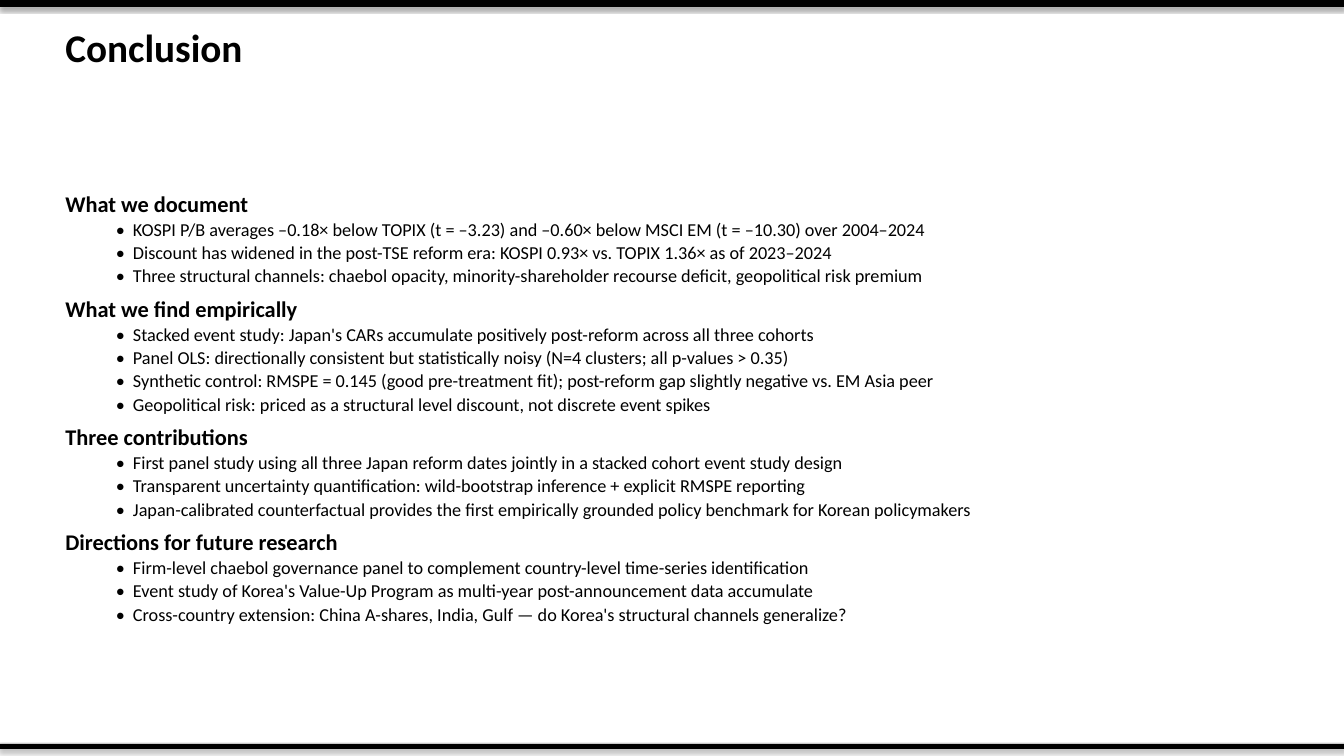
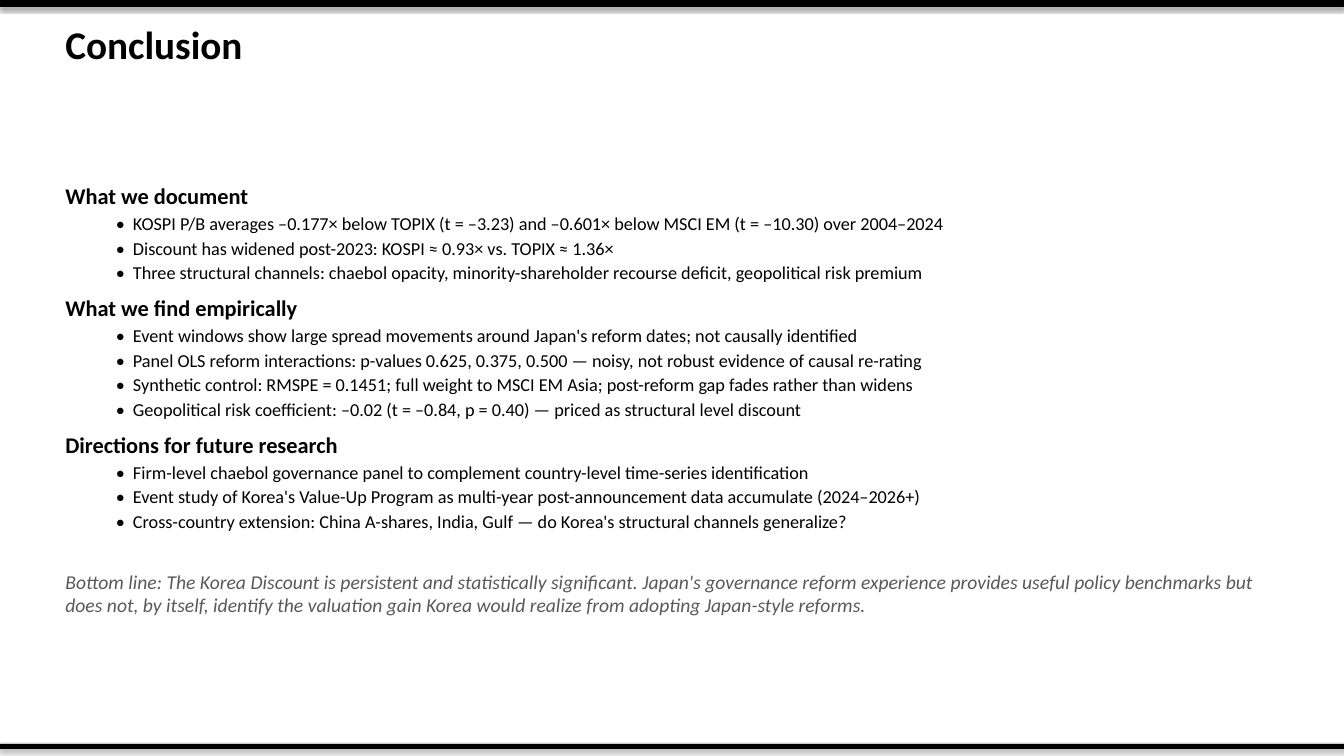
Before and after one commit to dandan002/kor-discount, a slide deck: slide 24 of output/korea_discount_slides.pptx (slide 11 before the commit). Drawn at 1344x756 pixels with LibreOffice and Linux fonts; fonts in the diff are those of the drawing. Boxes give left, top, right and bottom in pixels: in the first picture for what was removed or moved away, otherwise in the second. Text is boxed around its words. In the diff, an @@ line names an element or a change of style, - is before the commit and + after.

```diff
--- a/output/korea_discount_slides.pptx
+++ b/output/korea_discount_slides.pptx
@@ text "What we document" moved from (x1=65, y1=196, x2=970, y2=624) to (x1=65, y1=188, x2=1253, y2=616) @@
@@ text at (x1=65, y1=188, x2=922, y2=531): more space between paragraphs @@
@@ text at (x1=133, y1=217, x2=943, y2=258): text changed @@
-  • KOSPI P/B averages –0.18× below TOPIX (t = –3.23) and –0.60× below MSCI EM (t = –10.30) over 2004–2024
-  • Discount has widened in the post-TSE reform era: KOSPI 0.93× vs. TOPIX 1.36× as of 2023–2024
+  • KOSPI P/B averages –0.177× below TOPIX (t = –3.23) and –0.601× below MSCI EM (t = –10.30) over 2004–2024
+  • Discount has widened post-2023: KOSPI ≈ 0.93× vs. TOPIX ≈ 1.36×
@@ text at (x1=133, y1=329, x2=921, y2=419): text changed @@
-  • Stacked event study: Japan's CARs accumulate positively post-reform across all three cohorts
-  • Panel OLS: directionally consistent but statistically noisy (N=4 clusters; all p-values > 0.35)
-  • Synthetic control: RMSPE = 0.145 (good pre-treatment fit); post-reform gap slightly negative vs. EM Asia peer
-  • Geopolitical risk: priced as a structural level discount, not discrete event spikes
-Three contributions
-  • First panel study using all three Japan reform dates jointly in a stacked cohort event study design
-  • Transparent uncertainty quantification: wild-bootstrap inference + explicit RMSPE reporting
-  • Japan-calibrated counterfactual provides the first empirically grounded policy benchmark for Korean policymakers
+  • Event windows show large spread movements around Japan's reform dates; not causally identified
+  • Panel OLS reform interactions: p-values 0.625, 0.375, 0.500 — noisy, not robust evidence of causal re-rating
+  • Synthetic control: RMSPE = 0.1451; full weight to MSCI EM Asia; post-reform gap fades rather than widens
+  • Geopolitical risk coefficient: –0.02 (t = –0.84, p = 0.40) — priced as structural level discount
@@ text at (x1=133, y1=490, x2=920, y2=506): text changed @@
-  • Event study of Korea's Value-Up Program as multi-year post-announcement data accumulate
+  • Event study of Korea's Value-Up Program as multi-year post-announcement data accumulate (2024–2026+)
@@ text at (x1=65, y1=575, x2=1253, y2=616): paragraph added @@
+Bottom line: The Korea Discount is persistent and statistically significant. Japan's governance reform experience provides useful policy benchmarks but does not, by itself, identify the valuation gain Korea would realize from adopting Japan-style reforms.
```
Also in this commit, not shown: 7 other slides changed, 16 slides added, 3 slides removed, 6 other files.
